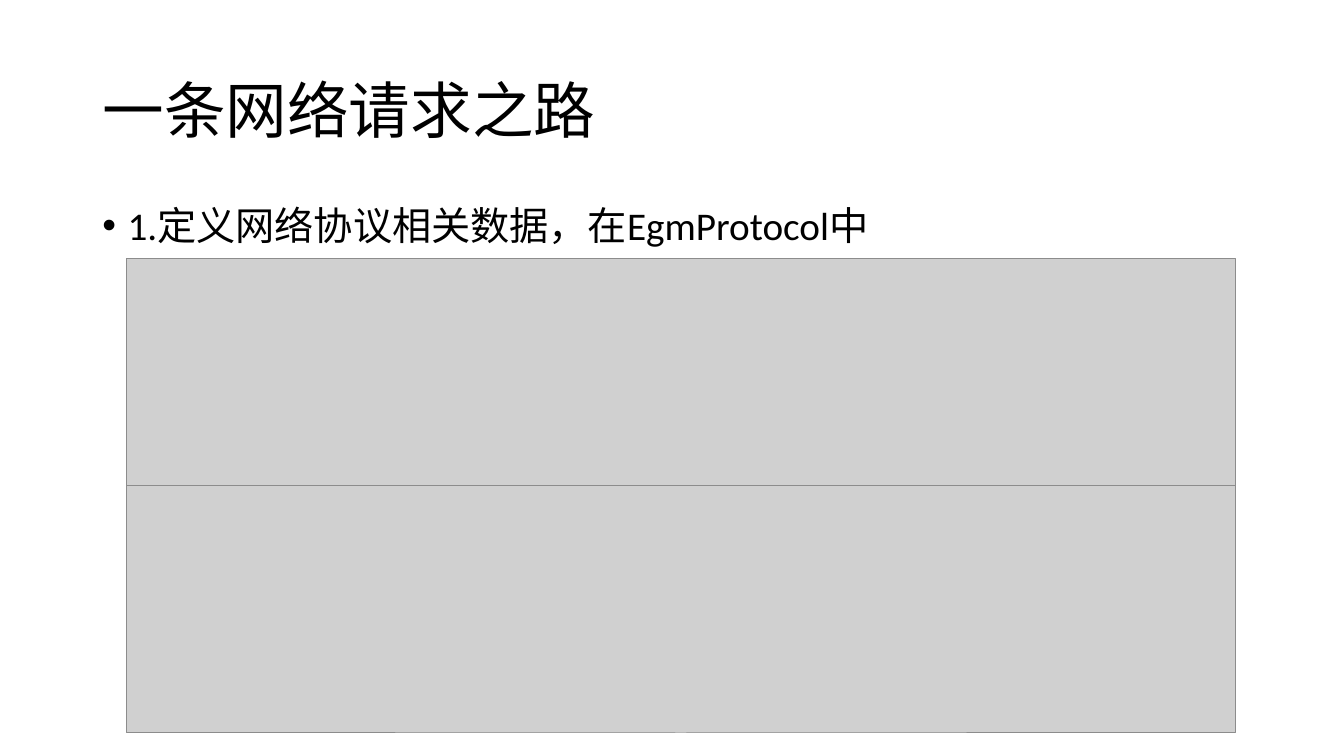
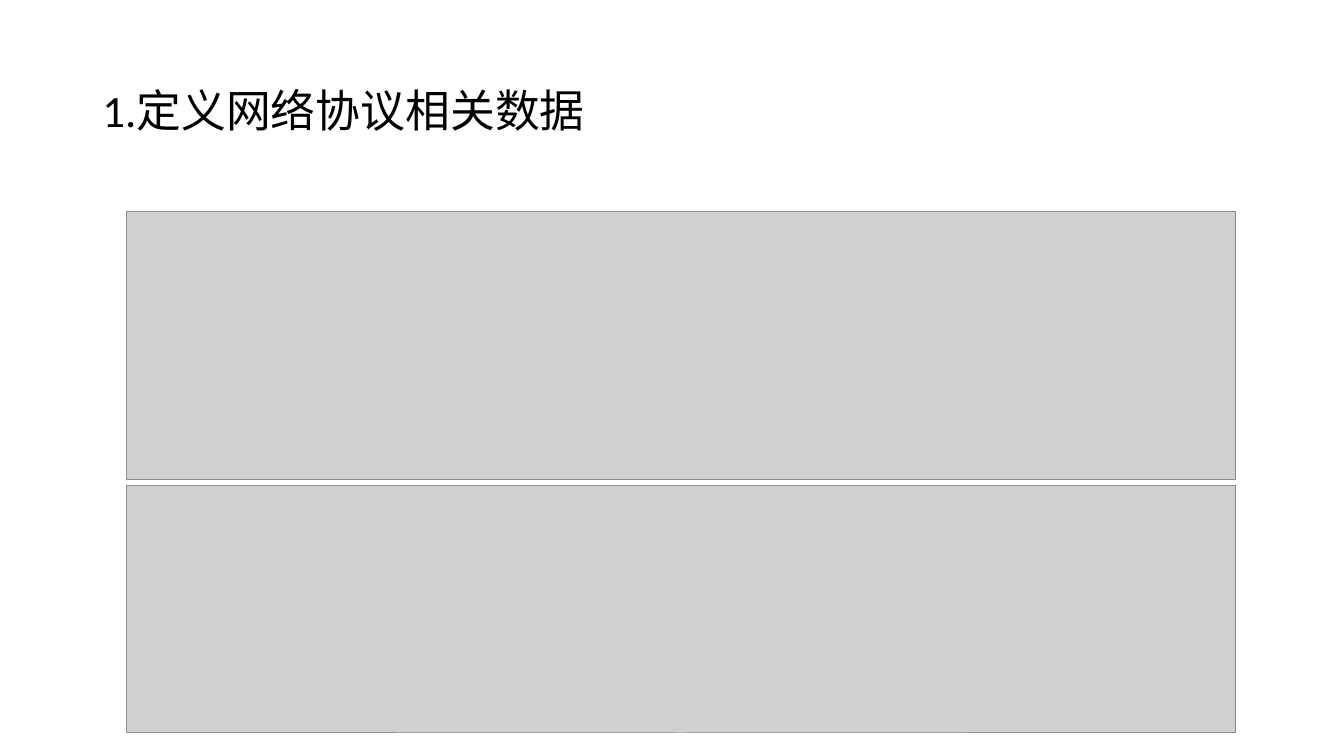
Before and after one commit to daisongsong1991/ppt, a slide deck: slide 3 of net_ppt.pptx (slide 4 before the commit). Drawn at 1344x756 pixels with LibreOffice and Linux fonts; fonts in the diff are those of the drawing; grey boxes stand for pictures. Boxes give left, top, right and bottom in pixels: in the first picture for what was removed or moved away, otherwise in the second. Text is boxed around its words. In the diff, an @@ line names an element or a change of style, - is before the commit and + after.

```diff
--- a/net_ppt.pptx
+++ b/net_ppt.pptx
@@ title at box(102, 90, 584, 131): text changed; size 44 to 32 pt @@
-一条网络请求之路
+1.定义网络协议相关数据
@@ text removed at box(128, 207, 869, 247) @@
-• 1.定义网络协议相关数据，在EgmProtocol中
@@ picture: place and size @@
-picture at box(126, 259, 1235, 527)
+picture at box(126, 212, 1235, 480)
```
Also in this commit, not shown: 15 other slides changed, 3 slides added, 4 slides removed.
